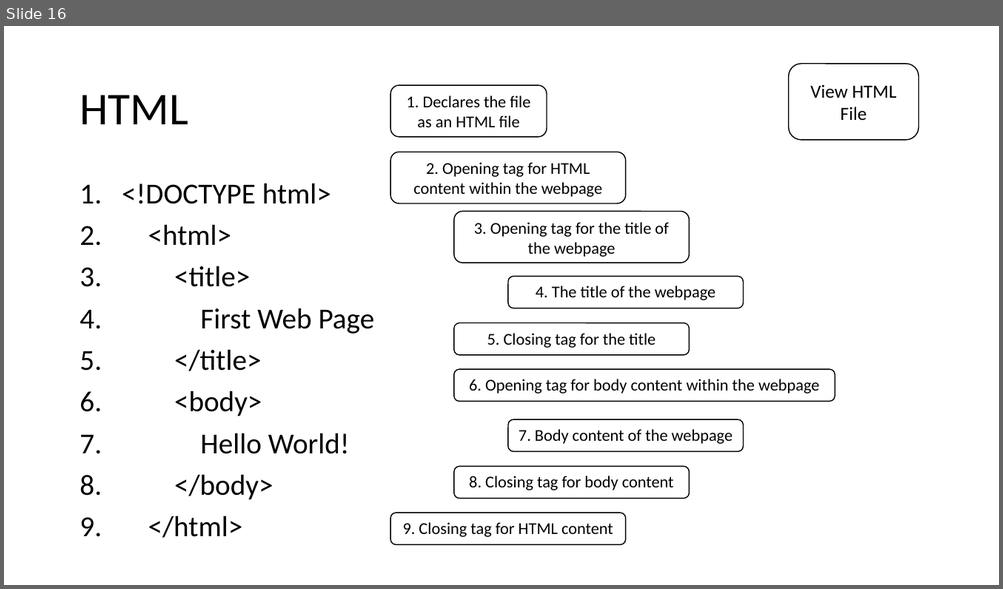
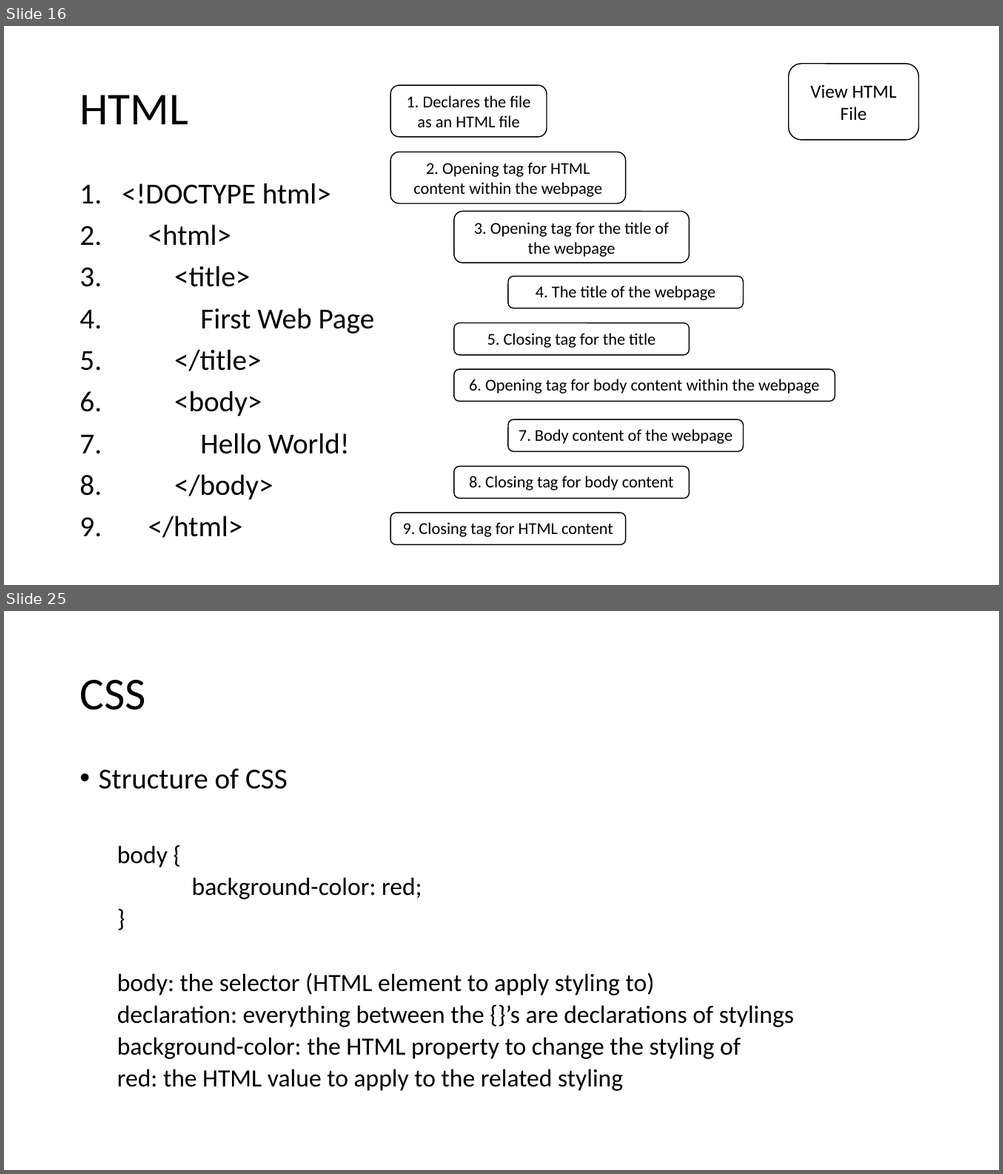
Before and after one commit to MrJoshGross/Course-Curricular-Material, a slide deck: Computer Science Principles/Lectures/Lecture 8 - HTML Tags.pptx. Shown one above the other, each under a label of ours: slide 16 before the commit, slides 16 and 25 after it; the slides between them are not shown. The pictures are 1003x589 and 1003x1174 pixels, drawn with LibreOffice and Linux fonts; fonts in the diff are those of the drawing. Boxes give left, top, right and bottom in pixels: in the first picture for what was removed or moved away, otherwise in the second. Text is boxed around its words. In the diff, an @@ line names an element or a change of style, - is before the commit and + after.

Commit message:
Update Lecture 8 - HTML Tags.pptx
added common html tags and css section

```diff
--- a/Computer Science Principles/Lectures/Lecture 8 - HTML Tags.pptx
+++ b/Computer Science Principles/Lectures/Lecture 8 - HTML Tags.pptx
@@ slide 25 added at [4, 611, 999, 1170], background #FFFFFF @@
@@ title added at [79, 680, 145, 710], 44 pt, text #000000 @@
+CSS
@@ text added at [99, 769, 794, 1091], 24 pt, text #000000 @@
+• Structure of CSS
+  body {
+  background-color: red;
+  }
+  body: the selector (HTML element to apply styling to)
+  declaration: everything between the {}’s are declarations of stylings
+  background-color: the HTML property to change the styling of
+  red: the HTML value to apply to the related styling
```
Also in this commit, not shown: 23 other slides added.
